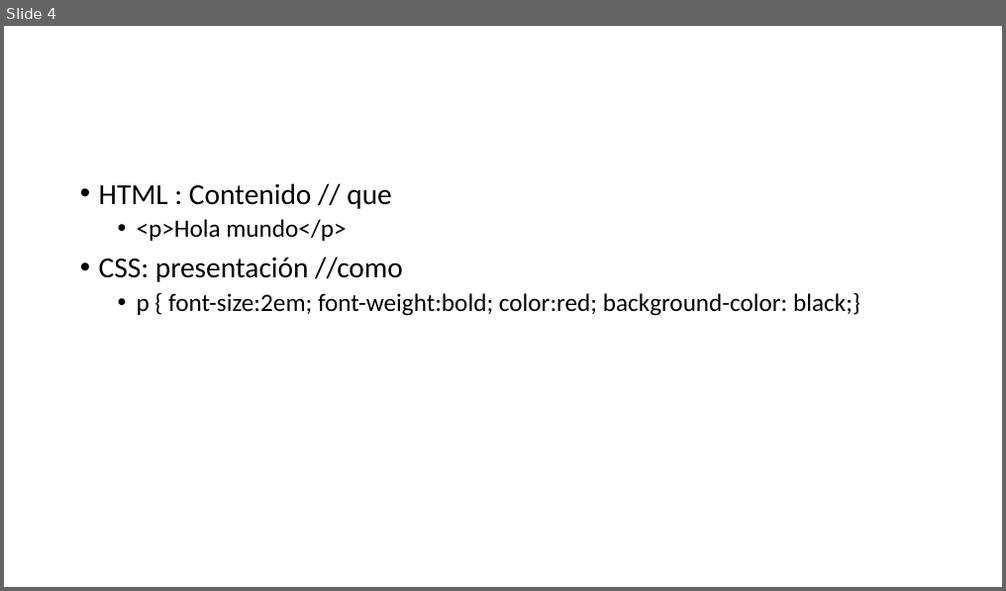
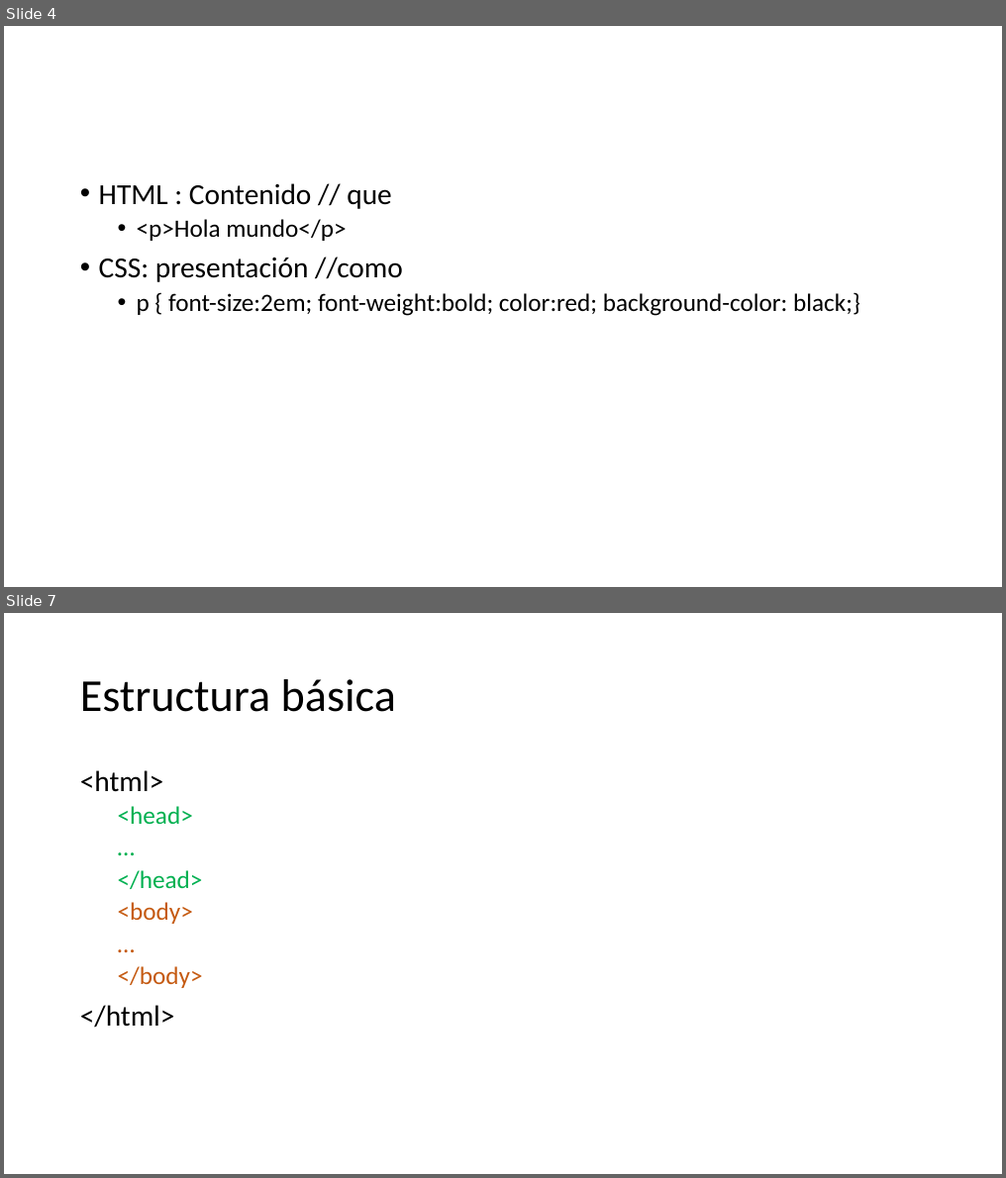
Before and after one commit to Nuevas-Tecnologias-FIUBA/Clase-HTML-CSS, a slide deck: Slides/Clase.pptx. Shown one above the other, each under a label of ours: slide 4 before the commit, slides 4 and 7 after it; the slides between them are not shown. The pictures are 1006x591 and 1006x1178 pixels, drawn with LibreOffice and Linux fonts; fonts in the diff are those of the drawing. Boxes give left, top, right and bottom in pixels: in the first picture for what was removed or moved away, otherwise in the second. Text is boxed around its words. In the diff, an @@ line names an element or a change of style, - is before the commit and + after.

Commit message:
# Agregadas algunas partes de la clase muy básicas

```diff
--- a/Slides/Clase.pptx
+++ b/Slides/Clase.pptx
@@ slide 7 added at (4,613,1002,1174), background #FFFFFF @@
@@ title added at (80,679,396,712), 44 pt, text #000000 @@
+Estructura básica
@@ text added at (80,770,203,1028), 24 pt, text #00B050 @@
+<html>
+  <head>
+  …
+  </head>
+  <body>
+  …
+  </body>
+</html>
```
Also in this commit, not shown: 14 other slides added.
